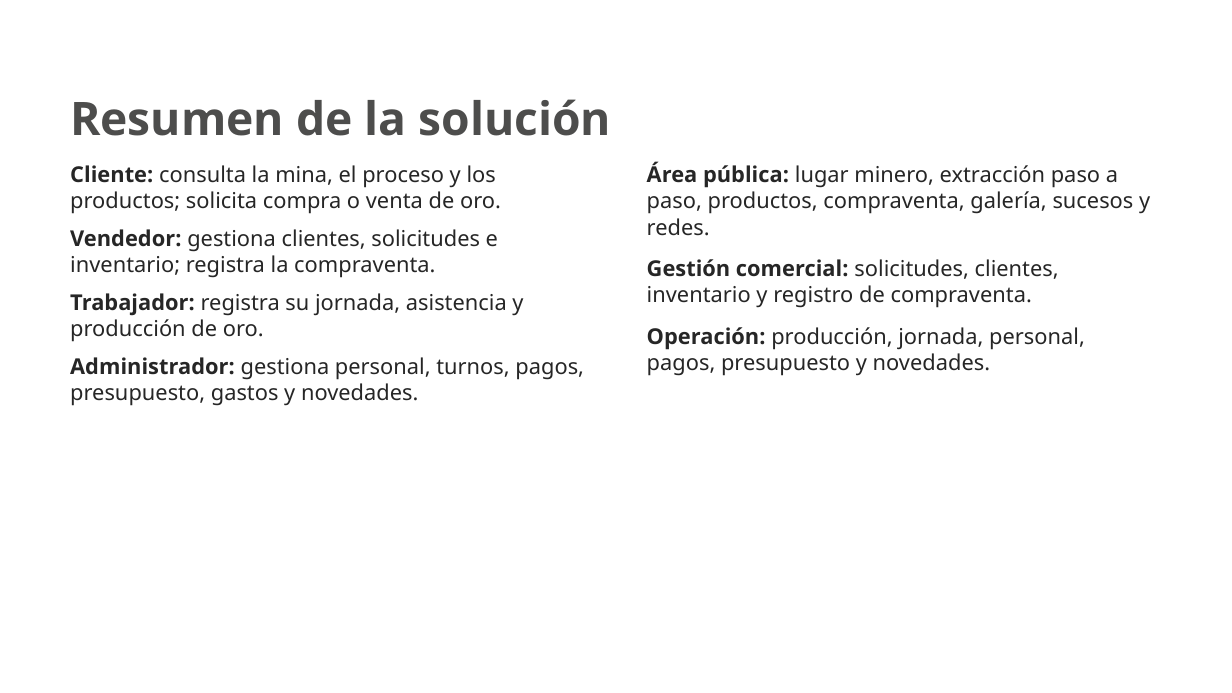
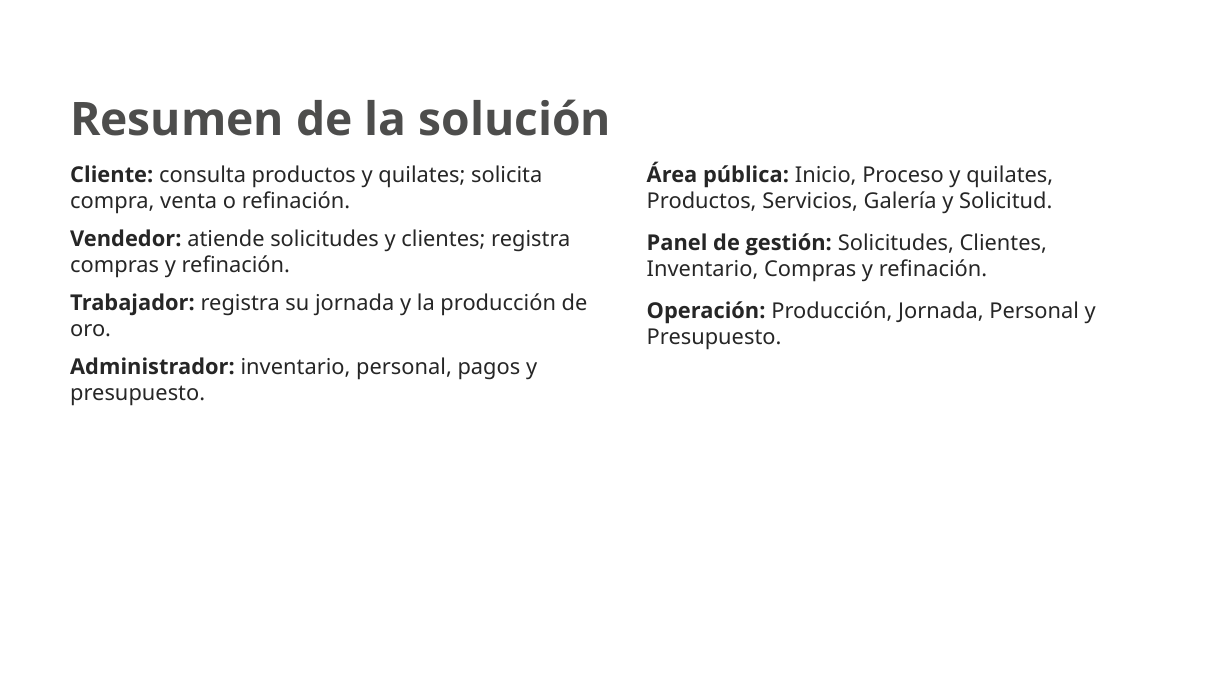
Before and after one commit to JesusArturoRincon21/Proyecto-Sena, a slide deck: slide 5 of docs/presentacion/Yesids_Treasure_Pitch.pptx. Drawn at 1232x693 pixels with LibreOffice and Linux fonts; fonts in the diff are those of the drawing; background and template pictures are left out. Boxes give left, top, right and bottom in pixels: in the first picture for what was removed or moved away, otherwise in the second. Text is boxed around its words. In the diff, an @@ line names an element or a change of style, - is before the commit and + after.

```diff
--- a/docs/presentacion/Yesids_Treasure_Pitch.pptx
+++ b/docs/presentacion/Yesids_Treasure_Pitch.pptx
@@ text at [70,165,588,406]: text changed @@
-Cliente: consulta la mina, el proceso y los productos; solicita compra o venta de oro.
-Vendedor: gestiona clientes, solicitudes e inventario; registra la compraventa.
-Trabajador: registra su jornada, asistencia y producción de oro.
-Administrador: gestiona personal, turnos, pagos, presupuesto, gastos y novedades.
+Cliente: consulta productos y quilates; solicita compra, venta o refinación.
+Vendedor: atiende solicitudes y clientes; registra compras y refinación.
+Trabajador: registra su jornada y la producción de oro.
+Administrador: inventario, personal, pagos y presupuesto.
@@ text at [647,162,1096,350]: text changed @@
-Área pública: lugar minero, extracción paso a paso, productos, compraventa, galería, sucesos y redes.
-Gestión comercial: solicitudes, clientes, inventario y registro de compraventa.
-Operación: producción, jornada, personal, pagos, presupuesto y novedades.
+Área pública: Inicio, Proceso y quilates, Productos, Servicios, Galería y Solicitud.
+Panel de gestión: Solicitudes, Clientes, Inventario, Compras y refinación.
+Operación: Producción, Jornada, Personal y Presupuesto.
```
Also in this commit, not shown: 10 other slides changed, 1 slide added, 1 slide removed, 9 other files.
